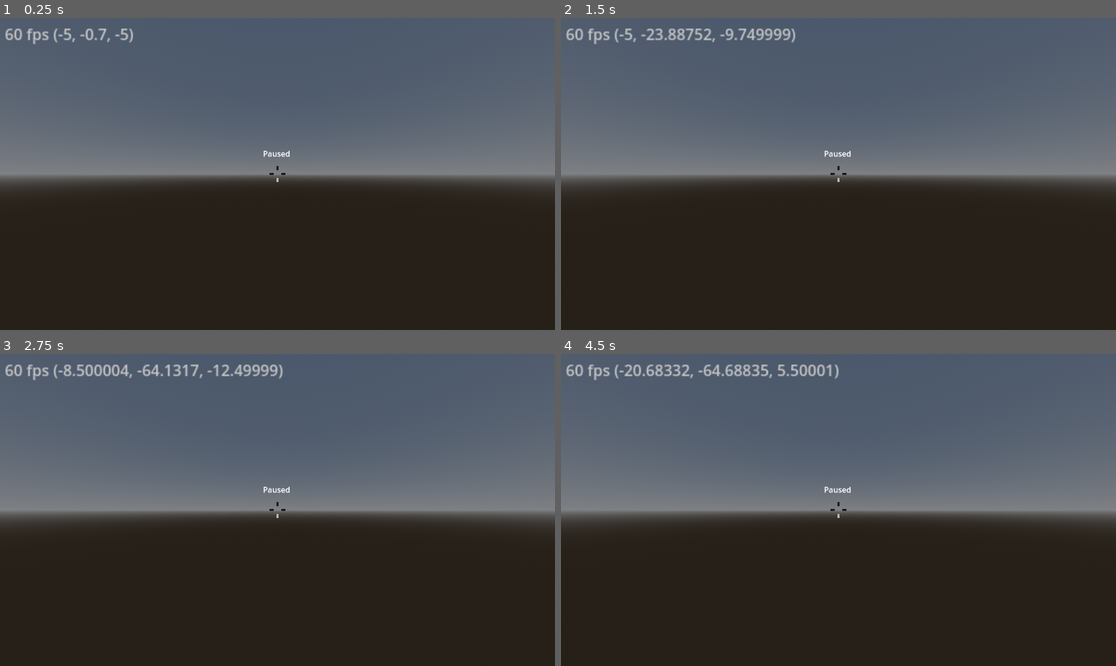
Above: before the commit, frames 1-4 (two rows, left to right).
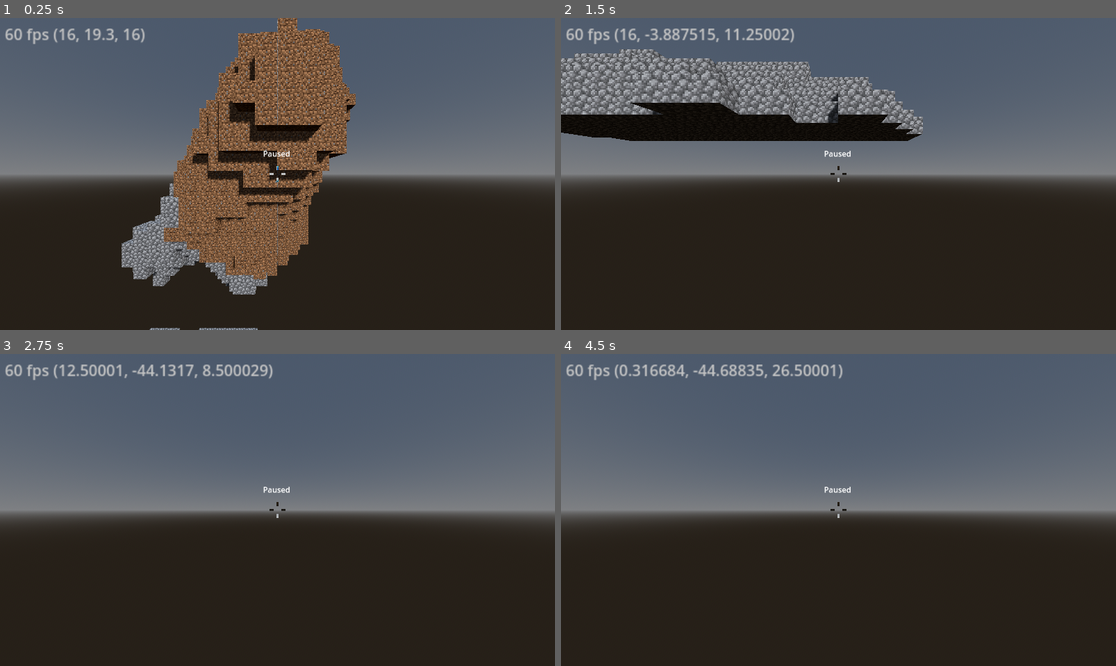
Above: after the commit, the same moments.

Repository: NatsuPotato/GodotCraft
Game: Godot game, scene res://test.tscn
Two runs of this game, one before a commit and one after it. Both use one fixed random seed, a clock stepped at 60 frames per second and the inputs below.
Inputs (mouse positions are in pixels of both pictures, inside the frame that each line leads up to):
- Up to frame 1 (0.25 s): no input
- Up to frame 2 (1.5 s): move the mouse to (727, 36) at 0.52 s; hold W (strafe_forward) from 0.53 s (still down); click (727, 36) at 0.6 s; tap Space (jump) at 0.77 s; right-click (727, 36) at 0.8 s; move the mouse to (1005, 220) at 1.27 s; right-click (1005, 220) at 1.35 s
- Up to frame 3 (2.75 s): tap Space (jump) at 1.52 s; click (444, 556) at 1.55 s; move the mouse to (111, 463) at 2.02 s; release W (strafe_forward) at 2.03 s; hold A (strafe_left) from 2.03 s (still down); click (111, 463) at 2.1 s; right-click (111, 463) at 2.3 s
- Up to frame 4 (4.5 s): move the mouse to (866, 510) at 2.77 s; tap F (toggle_fly) at 2.85 s; tap Space (jump) at 3.02, 3.77 s; click (866, 510) at 3.05 s; move the mouse to (755, 432) at 3.52 s; release A (strafe_left) at 3.53 s; hold S (strafe_backward) 3.53-4.28 s; right-click (755, 432) at 3.6 s; move the mouse to (960, 494) at 4.27 s; hold D (strafe_right) from 4.28 s (still down); click (960, 494) at 4.35 s

The runs differ from the first frame. In frame 1, 21% of the frame differs, in the area x 10-65%, y 0-100%; in frame 2, 12%; in frame 3, 0.9%; in frame 4, 1.0%.

Commit message:
Fix internal face optimization not being enabled, clean up code

Diff:
--- a/test.tscn
+++ b/test.tscn
@@ -35,7 +35,7 @@
 environment = SubResource("Environment_0x2lj")
 
 [node name="Player" type="CharacterBody3D" parent="." node_paths=PackedStringArray("camera")]
-transform = Transform3D(1, 0, 0, 0, 1, 0, 0, 0, 1, -5, 0, -5)
+transform = Transform3D(1, 0, 0, 0, 1, 0, 0, 0, 1, 16, 20, 16)
 script = ExtResource("3_ous5n")
 camera = NodePath("Camera3D")
 
--- a/tile_grid.gd
+++ b/tile_grid.gd
@@ -19,7 +19,7 @@
 #BUT there's also a time limit, so it's kinda a fast-paced puzzle to get as fast as possible before level end
 #*fat as possible
 
-const GRID_SIZE : int = 64
+const GRID_SIZE : int = 32
 const GRID_SIZE_SQ : int = GRID_SIZE * GRID_SIZE
 
 @export var MESH : MeshInstance3D
@@ -85,7 +85,15 @@
 		return
 
 	tile_type_data[get_index_from_pos(pos)] = tile_type
+
 	remesh(pos)
+	remesh_safe(pos + Vector3i( 1,  0,  0))
+	remesh_safe(pos + Vector3i(-1,  0,  0))
+	remesh_safe(pos + Vector3i( 0,  1,  0))
+	remesh_safe(pos + Vector3i( 0, -1,  0))
+	remesh_safe(pos + Vector3i( 0,  0,  1))
+	remesh_safe(pos + Vector3i( 0,  0, -1))
+
 	push_mesh()
 
 func get_tile_type(pos:Vector3i) -> int:
@@ -105,6 +113,14 @@
 
 # remeshes a single block's entry in tile_mesh_data
 # typically you're gonna wanna remesh every block around a change
+func remesh_safe(pos:Vector3i):
+
+	if (!get_tile_pos_oob(pos)):
+		remesh(pos)
+
+# TODO still stutters because has to go over every block, even though is no
+# longer calculating them. if this is a problem, we'll have to make multiple
+# meshes (mesh-chunks)
 func remesh(pos:Vector3i):
 
 	var data := [
@@ -121,23 +137,23 @@
 		var index = 0
 
 		# hidden face optimization
-		#if get_tile_is_transparent(pos + Vector3i(1, 0, 0)):
-		index = generate_quad(index, pos, 0, tile_type, data[0], data[1], data[2], data[3], data[4])
-
-		#if get_tile_is_transparent(pos + Vector3i(-1, 0, 0)):
-		index = generate_quad(index, pos, 1, tile_type, data[0], data[1], data[2], data[3], data[4])
-
-		#if get_tile_is_transparent(pos + Vector3i(0, 1, 0)):
-		index = generate_quad(index, pos, 2, tile_type, data[0], data[1], data[2], data[3], data[4])
-
-		#if get_tile_is_transparent(pos + Vector3i(0, -1, 0)):
-		index = generate_quad(index, pos, 3, tile_type, data[0], data[1], data[2], data[3], data[4])
-
-		#if get_tile_is_transparent(pos + Vector3i(0, 0, 1)):
-		index = generate_quad(index, pos, 4, tile_type, data[0], data[1], data[2], data[3], data[4])
-
-		#if get_tile_is_transparent(pos + Vector3i(0, 0, -1)):
-		index = generate_quad(index, pos, 5, tile_type, data[0], data[1], data[2], data[3], data[4])
+		if get_tile_is_transparent(pos + Vector3i(1, 0, 0)):
+			index = generate_quad(index, pos, 0, tile_type, data[0], data[1], data[2], data[3], data[4])
+
+		if get_tile_is_transparent(pos + Vector3i(-1, 0, 0)):
+			index = generate_quad(index, pos, 1, tile_type, data[0], data[1], data[2], data[3], data[4])
+
+		if get_tile_is_transparent(pos + Vector3i(0, 1, 0)):
+			index = generate_quad(index, pos, 2, tile_type, data[0], data[1], data[2], data[3], data[4])
+
+		if get_tile_is_transparent(pos + Vector3i(0, -1, 0)):
+			index = generate_quad(index, pos, 3, tile_type, data[0], data[1], data[2], data[3], data[4])
+
+		if get_tile_is_transparent(pos + Vector3i(0, 0, 1)):
+			index = generate_quad(index, pos, 4, tile_type, data[0], data[1], data[2], data[3], data[4])
+
+		if get_tile_is_transparent(pos + Vector3i(0, 0, -1)):
+			index = generate_quad(index, pos, 5, tile_type, data[0], data[1], data[2], data[3], data[4])
 
 	tile_mesh_data[get_index_from_pos(pos)] = data
 
@@ -160,6 +176,8 @@
 		normals.append_array(data[2])
 		collision_verts.append_array(data[4])
 
+		# index data within tile_mesh_data is local to that one block
+		# we need to make it global to every block
 		for i in data[3]:
 			indices.append(i + index)
 
